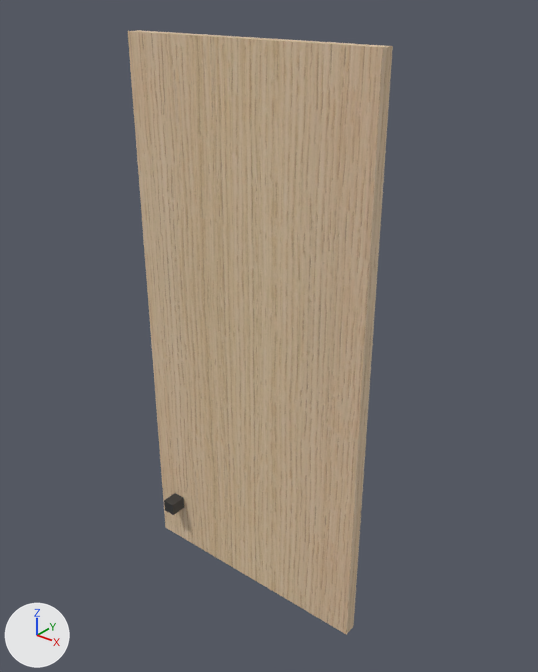
A saved change to the glTF model 2025-284-C01-Vitrineskap/sim/Benk_C_dor_hoyre.glb.
The view is the same before and after, from a camera (50 mm lens) standing at (2906.0, -1284.0, 943.0) and looking at (2335.0, -571.0, 501.0). Lighting does not change. The marker at lower left points along +X, +Y and +Z. The picture after the commit comes second. Vertices at exactly the same position are counted once.

The first picture shows '2025-284 Vitrineskap'.
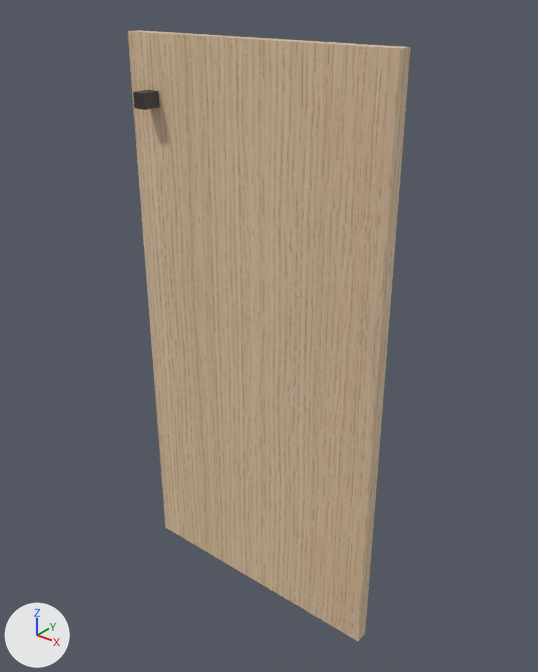
The newer file is also turned or shifted as a whole; pictures and numbers use the older file's frame.

Pixel boxes (x1, y1, x2, y2) of what changed, in the pictures (538 x 672 px; the box of a moved part takes in the faces that stretch with it):
'2025-284 Vitrineskap', reshaped (6% wider): before (128, 30, 393, 635); after (128, 30, 410, 641)
part 1 of me_mesh_0, moved or reshaped: before (164, 493, 184, 515); after (133, 90, 160, 110)
part 2 of me_mesh_0, moved or reshaped: before (132, 32, 393, 635); after (132, 32, 410, 641)

The change, as a list of edits to the scene's bpy script:
```text
Change me_mesh_0:
    used by ob_2025_284_vitrineskap; location = (0.0, 0.0, 0.0)
    before: 4 (2502.0, -600.0, 82.0) at pixel (346, 634), 5 (2502.0, -581.0, 82.0) at pixel (353, 626), 6 (2502.0, -581.0, 878.0) at pixel (392, 46), 7 (2502.0, -600.0, 878.0) at pixel (382, 47)
    remove me_mesh_0.from_pydata(...)  # 24 vertices, 36 faces; spans x 2129.0..2502.0, y -625.0..-558.0, z 82.0..878.0
    add me_mesh_0.from_pydata(...)  # 24 vertices, 36 faces; spans x 2129.0..2522.0, y -625.0..-558.0, z 82.0..878.0
    me_mesh_0 part 1: the loose piece of 8 vertices spanning x 2159.0..2179.0, y -625.0..-600.0, z 150.0..170.0 is moved by (0.0, 0.0, 640.0)
    me_mesh_0 part 2
    add for i in [*range(4, 8)]: me_mesh_0.vertices[i].co += Vector((20.0, 0.0, 0.0))
```
